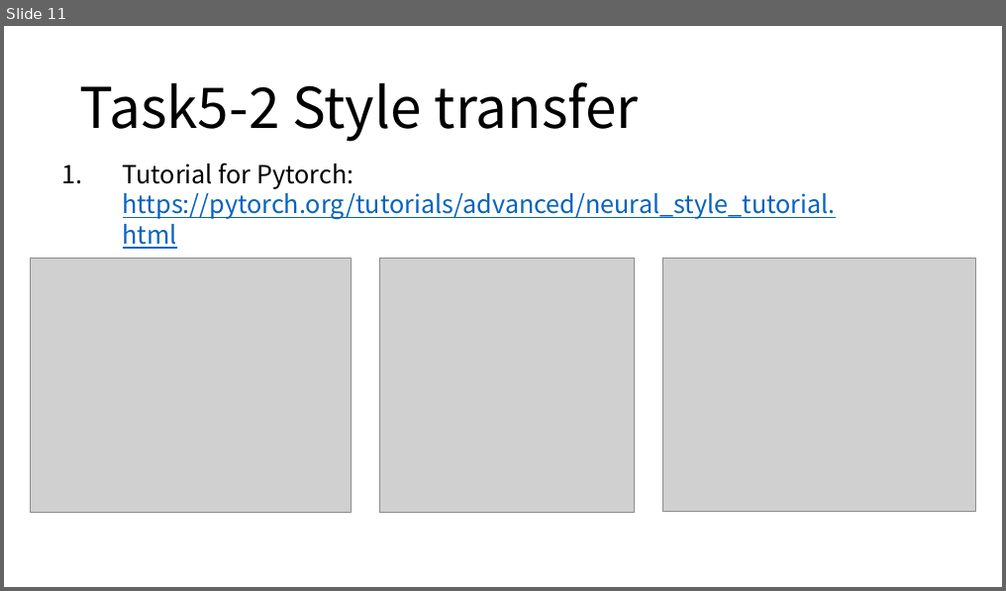
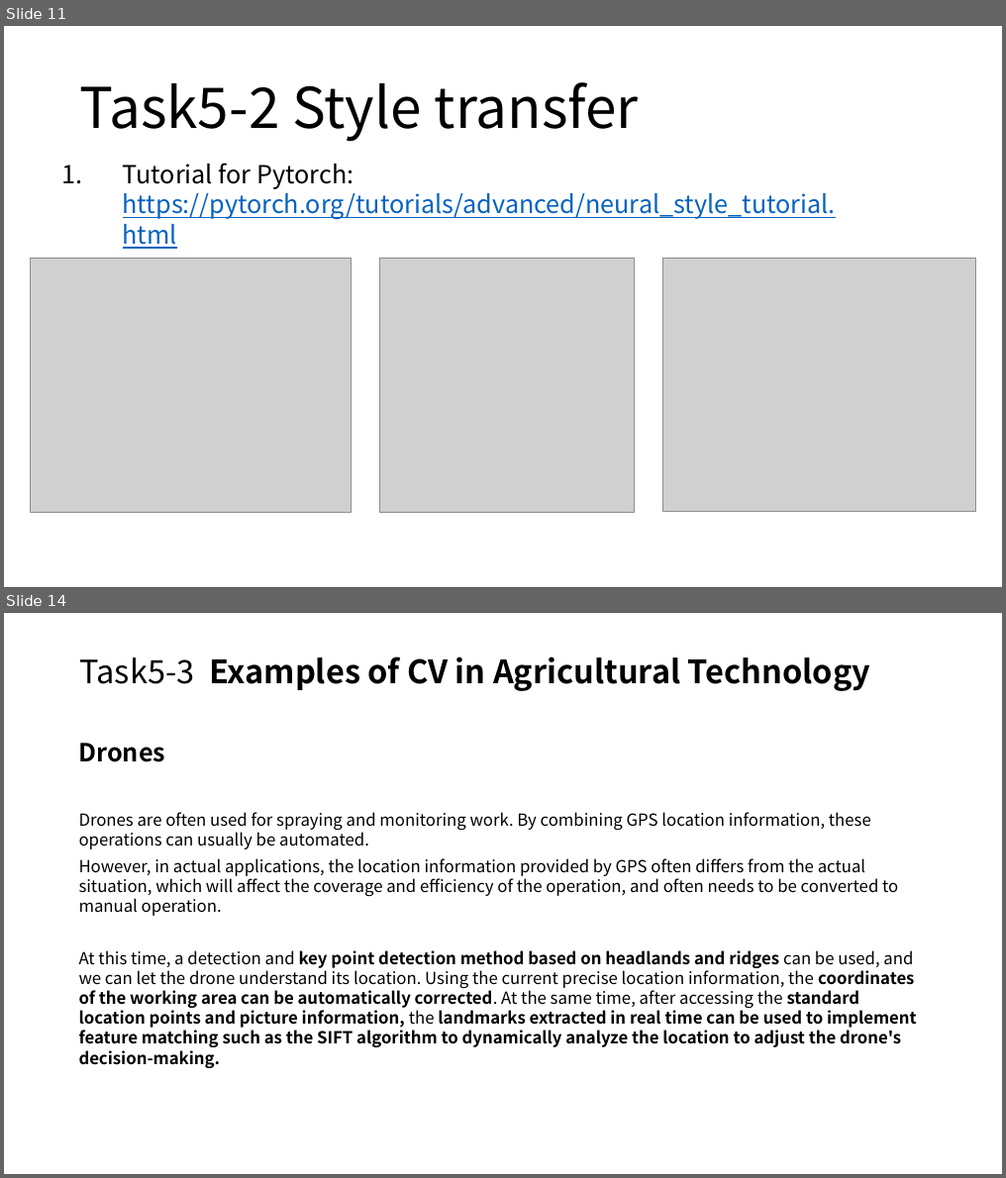
Before and after one commit to yanren1/DLFCCP_Task5, a slide deck: ties4911-task05-YanrenQu.pptx. Shown one above the other, each under a label of ours: slide 11 before the commit, slides 11 and 14 after it; the slides between them are not shown. The pictures are 1006x591 and 1006x1178 pixels, drawn with LibreOffice and Linux fonts; fonts in the diff are those of the drawing; grey boxes stand for pictures. Boxes give left, top, right and bottom in pixels: in the first picture for what was removed or moved away, otherwise in the second. Text is boxed around its words. In the diff, an @@ line names an element or a change of style, - is before the commit and + after.

```diff
--- a/ties4911-task05-YanrenQu.pptx
+++ b/ties4911-task05-YanrenQu.pptx
@@ slide 14 added at (x1=4, y1=613, x2=1002, y2=1174), background #FFFFFF @@
@@ title added at (x1=80, y1=657, x2=871, y2=691), 31 pt, text #000000, bold @@
+Task5-3 Examples of CV in Agricultural Technology
@@ text added at (x1=79, y1=743, x2=917, y2=1068), 16 pt, text #000000 @@
+Drones
+Drones are often used for spraying and monitoring work. By combining GPS location information, these operations can usually be automated.
+However, in actual applications, the location information provided by GPS often differs from the actual situation, which will affect the coverage and efficiency of the operation, and often needs to be converted to manual operation.
+At this time, a detection and key point detection method based on headlands and ridges can be used, and we can let the drone understand its location. Using the current precise location information, the coordinates of the working area can be automatically corrected. At the same time, after accessing the standard location points and picture information, the landmarks extracted in real time can be used to implement feature matching such as the SIFT algorithm to dynamically analyze the location to adjust the drone's decision-making.
```
Also in this commit, not shown: 3 slides changed, 1 other slide added.
